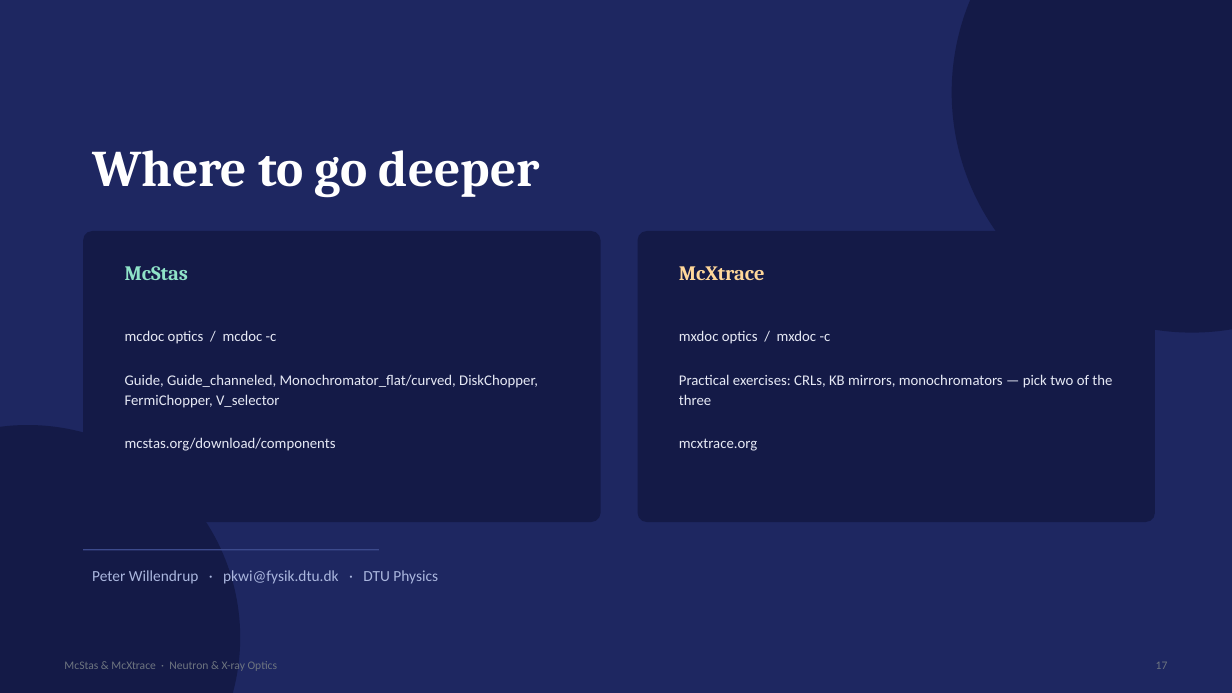
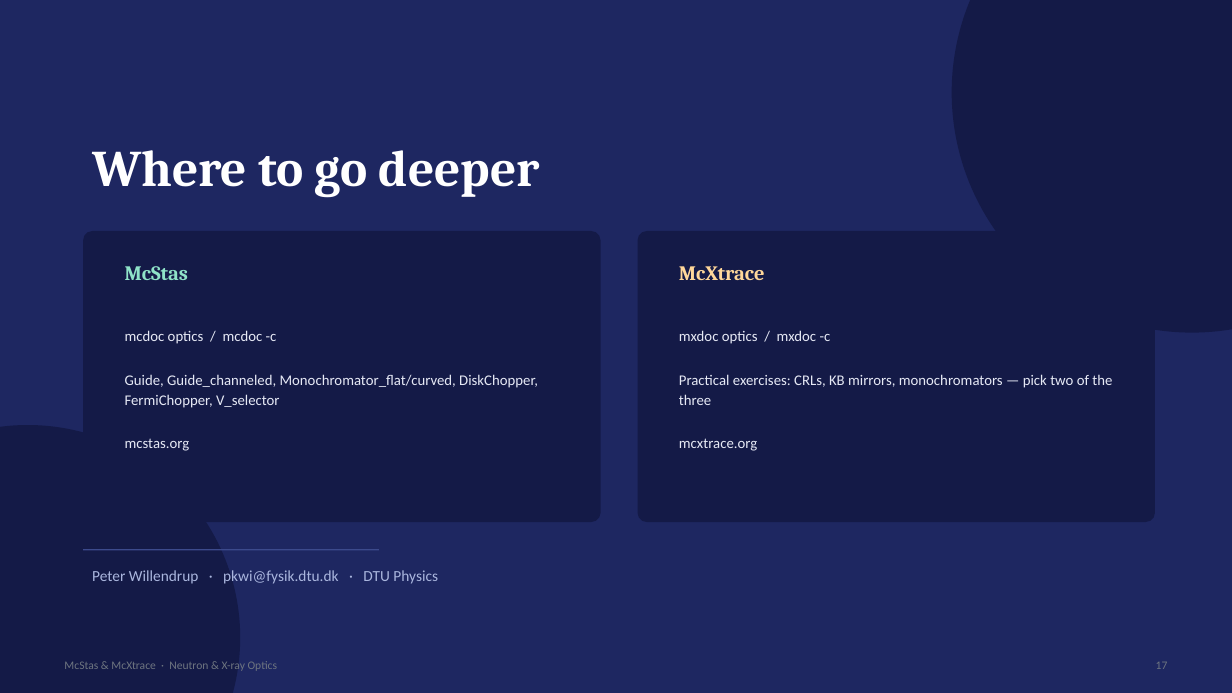
Before and after one commit to mccode-dev/PaNRAID, a slide deck: slide 17 of 22_September_Tuesday/05_afternoon_optics/McStas_McXtrace_Optics.pptx. Drawn at 1232x693 pixels with LibreOffice and Linux fonts; fonts in the diff are those of the drawing. Boxes give left, top, right and bottom in pixels: in the first picture for what was removed or moved away, otherwise in the second. Text is boxed around its words. In the diff, an @@ line names an element or a change of style, - is before the commit and + after.

```diff
--- a/22_September_Tuesday/05_afternoon_optics/McStas_McXtrace_Optics.pptx
+++ b/22_September_Tuesday/05_afternoon_optics/McStas_McXtrace_Optics.pptx
@@ text at (x1=125, y1=438, x2=190, y2=451): text changed @@
-mcstas.org/download/components
+mcstas.org
```
Also in this commit, not shown: 10 other slides changed, 1 other file.
